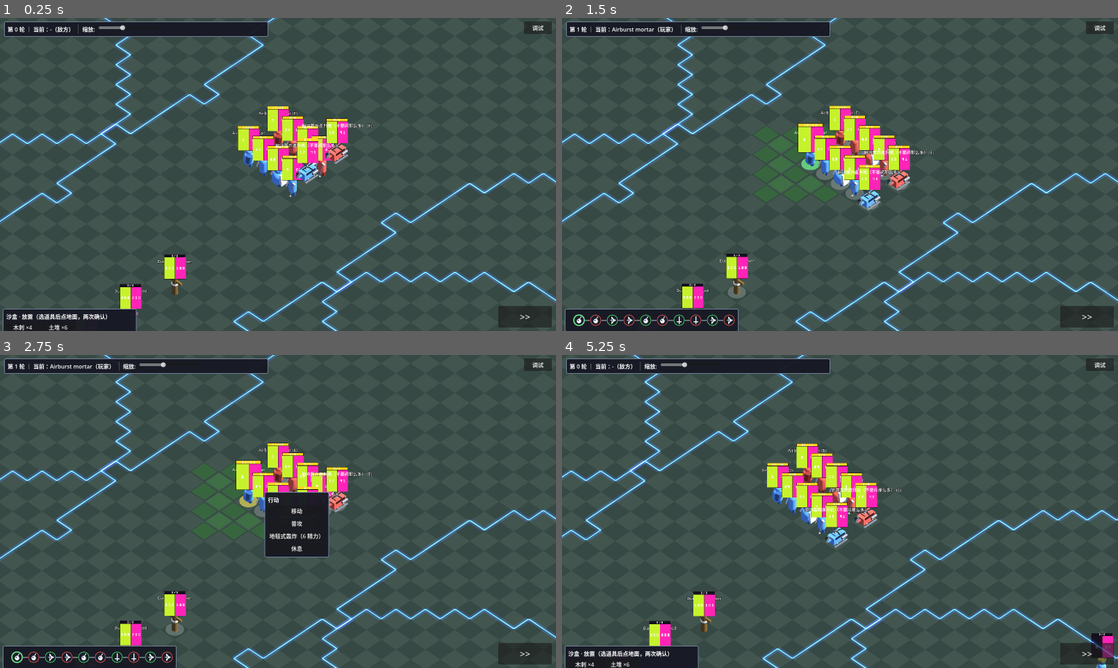
Above: before the commit, frames 1-4 (two rows, left to right).
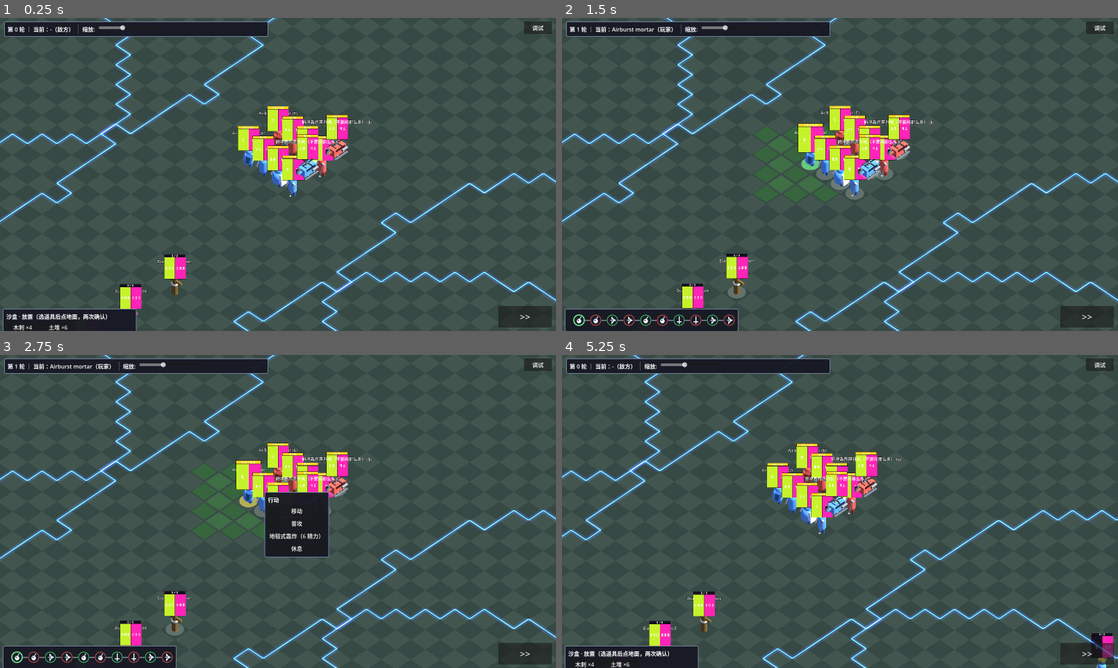
Above: after the commit, the same moments.

Repository: PigBruhs/RBC
Game: Godot game, scene res://src/view/battle_scene.tscn
The game is run twice, just before and just after one commit, with the same random seed, the same clock (stepped at 60 frames per second) and the same inputs.
Inputs (mouse positions are in pixels of both pictures, inside the frame that each line leads up to):
- Up to frame 1 (0.25 s): no input
- Up to frame 2 (1.5 s): click ">>" at 0.5 s; click "移动" at 1.25 s
- Up to frame 3 (2.75 s): click (16, 658) at 2.02 s
- Up to frame 4 (5.25 s): tap Enter at 2.75 s; move the mouse to (962, 495) at 2.77 s; hold D 2.78-3.5 s; hold Q 2.78-3.5 s; click (962, 495) at 2.92 s; drag from (728, 527) to (812, 574) at 3.52 s; click "移动" at 4.25 s; move the mouse to (895, 442) at 5.02 s; hold D from 5.03 s (still down); tap R at 5.1 s

The runs differ from the first frame. In frame 1, 1.0% of the frame differs, in the area x 49-67%, y 30-54%; in frame 2, 1.9%, in the area x 47-67%, y 30-62%; in frame 3, 1.0%; in frame 4, 1.9%.

Commit message:
修直升机悬浮：待机浮动 Tween 每帧把 position.y 拉回 0 导致不断下坠 —— 悬浮单位基准高度改为 hover 且不播待机浮动（不受重力影响，只有俯冲与坠机改高度）；复活落位也带上悬浮高度；新增静置 1.4 秒的高度稳定性断言

Diff:
--- a/game/src/view/battle_scene.gd
+++ b/game/src/view/battle_scene.gd
@@ -2760,7 +2760,7 @@
 		target = u.home_cell
 	u.cell = target
 	if u.visual != null:
-		u.visual.position = Vector3(float(target.x) + 0.5, 0.0, float(target.y) + 0.5)
+		u.visual.position = Vector3(float(target.x) + 0.5, u.hover, float(target.y) + 0.5)
 		u.visual.update_orb()
 	_log("    %s 复活：状态已清空（阵亡时清掉的哨兵警戒等不会带回来）" % u.name)
 	_log("  ♻ %s 复活（力%s 甲%s 精力%s）→ 回到 %s" % [
--- a/game/src/view/unit_visual.gd
+++ b/game/src/view/unit_visual.gd
@@ -56,8 +56,11 @@
 func setup(u: Unit) -> void:
 	unit = u
 	u.visual = self
-	position = Vector3(float(u.cell.x) + 0.5, 0.0, float(u.cell.y) + 0.5)
-	_base_y = position.y
+	# 悬浮单位（直升机）基准高度就是悬浮高度：**不受重力影响**，
+	# 只有俯冲/坠机才会改它的 y（改高度的代码走 HeliFx / battle_scene）
+	var h: float = maxf(0.0, u.hover)
+	position = Vector3(float(u.cell.x) + 0.5, h, float(u.cell.y) + 0.5)
+	_base_y = h
 	_build_model()
 	_build_orb()
 	_build_label()
@@ -70,6 +73,10 @@
 ## 用"播完再起一段"的方式循环，不用 set_loops()（Godot 4.7 会报 Infinite loop detected）
 func _start_idle() -> void:
 	_stop_idle()
+	# 悬浮单位不播待机浮动：否则 Tween 每帧把 y 拉回 0，直升机就会"不断往下掉"
+	if unit != null and unit.hover > 0.0:
+		position.y = unit.hover
+		return
 	_idle_tween = _make_idle_tween()
 
 
--- a/game/tools/playtest.gd
+++ b/game/tools/playtest.gd
@@ -1635,6 +1635,12 @@
 	print("    悬浮高度 = %.1f ｜ 力 %d ｜ 甲 %d ｜ 移动 %d ｜ 射程 %d-%d" % [
 		heli.hover, heli.power_cur / 1000, heli.armor_cur / 1000, heli.move, heli.rng_min, heli.rng_max])
 	_chk(absf(heli.hover - 2.0) < 0.001, "悬浮离地 2 格")
+	# 用户报过：直升机会不断往下掉（待机浮动 Tween 每帧把 y 拉回 0）——这里跑一段时间看它稳不稳
+	var y0: float = heli.visual.position.y
+	await create_timer(1.4).timeout
+	var y1: float = heli.visual.position.y
+	print("    悬浮高度：起始 %.3f -> 1.4 秒后 %.3f" % [y0, y1])
+	_chk(absf(y0 - 2.0) < 0.01 and absf(y1 - 2.0) < 0.01, "悬浮高度必须稳定在 2 格（不受重力影响）")
 	# 坠机：把力量压到阈值以下，打它一下 -> 触发坠机 + 2.5 格炮击 + 死亡
 	_s.clear_projectiles()
 	var victim_near: Unit = null
